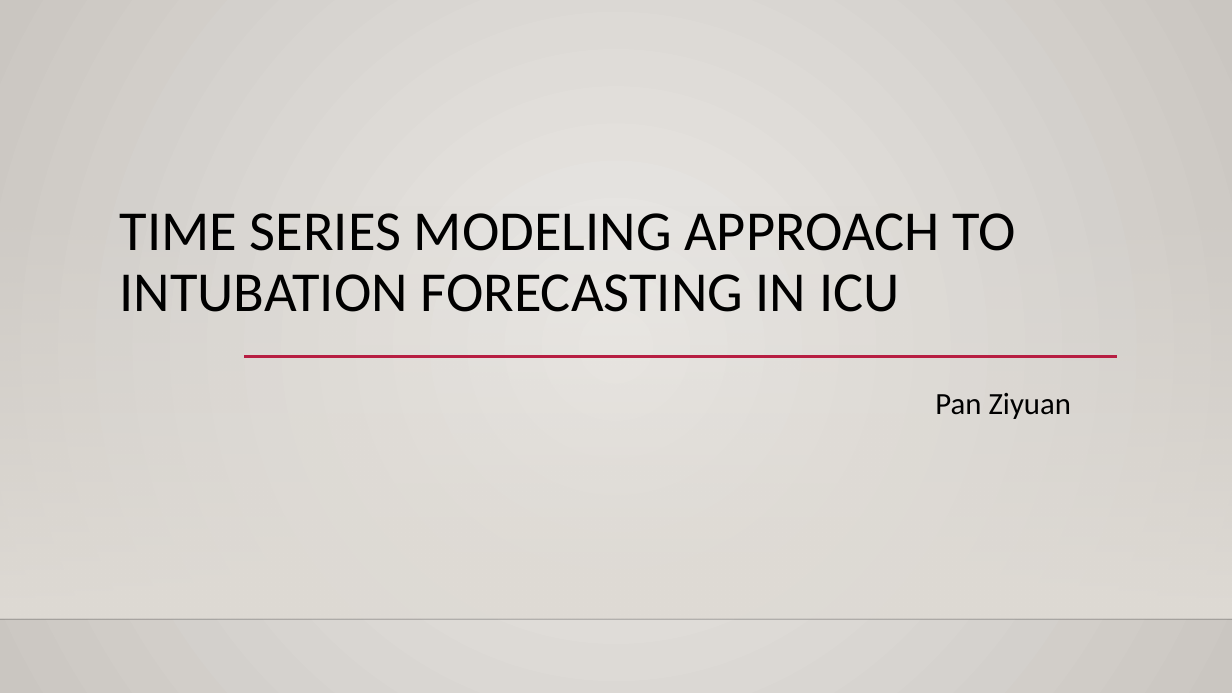
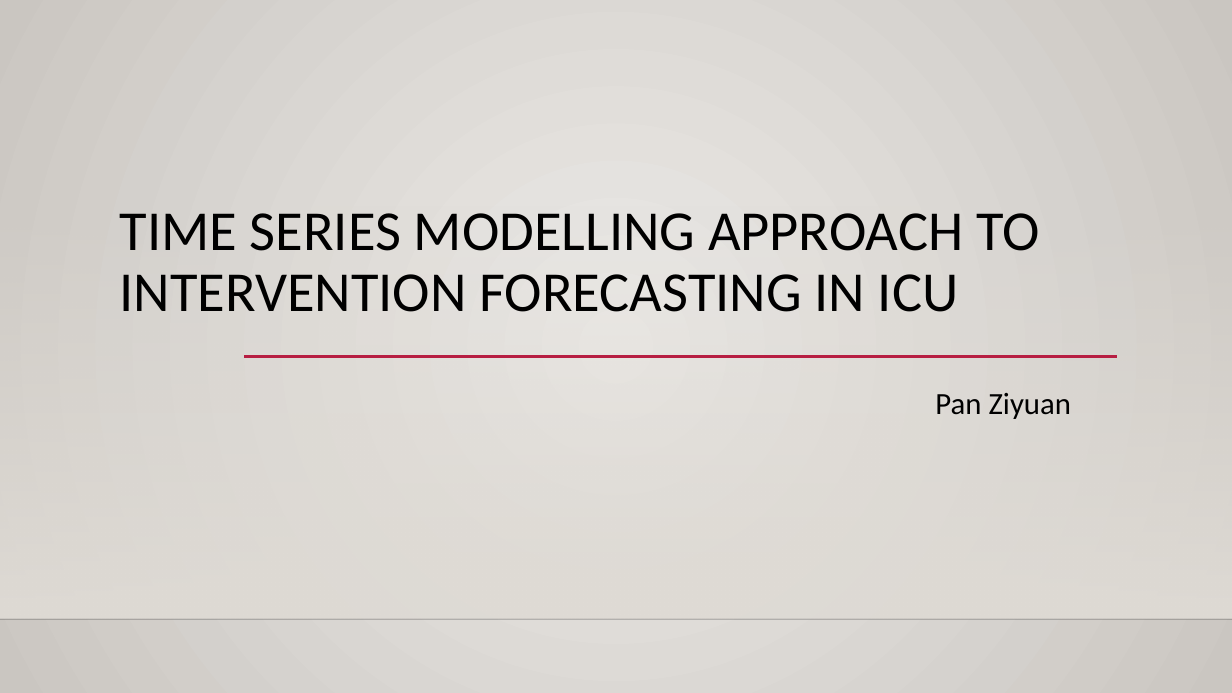
Before and after one commit to MaxPoon/Evidence-Based-Lab-Test-Critical-Value-Discovery-for-ICU-Patients, a slide deck: slide 1 of presentation/Progress_Report_2017_11_6.pptx. Drawn at 1232x693 pixels with LibreOffice and Linux fonts; fonts in the diff are those of the drawing; background and template pictures are left out. Boxes give left, top, right and bottom in pixels: in the first picture for what was removed or moved away, otherwise in the second. Text is boxed around its words. In the diff, an @@ line names an element or a change of style, - is before the commit and + after.

Commit message:
update slides

```diff
--- a/presentation/Progress_Report_2017_11_6.pptx
+++ b/presentation/Progress_Report_2017_11_6.pptx
@@ title at bbox=[120, 213, 1039, 312]: text changed @@
-TIME SERIES MODELING APPROACH TO INTUBATION FORECASTING IN ICU
+TIME SERIES MODELLING APPROACH TO INTERVENTION FORECASTING IN ICU
```
Also in this commit, not shown: 13 slides added.
